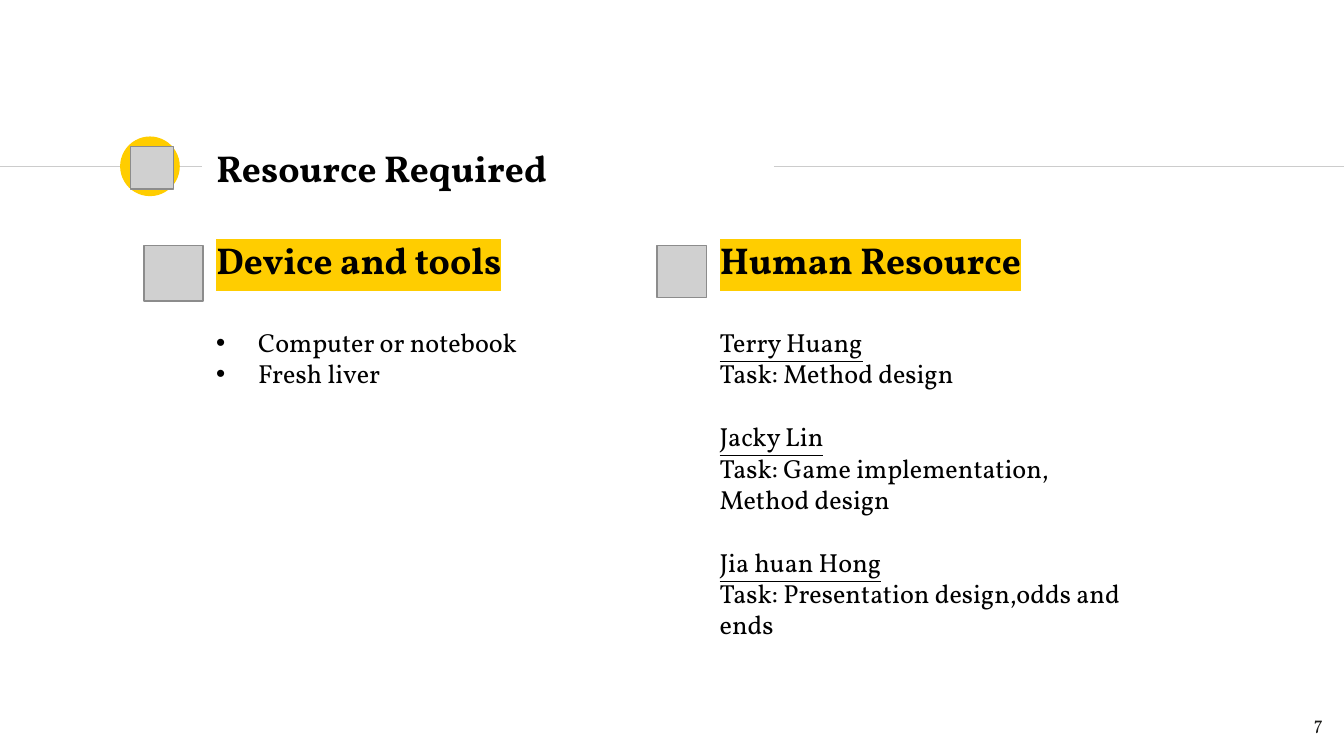
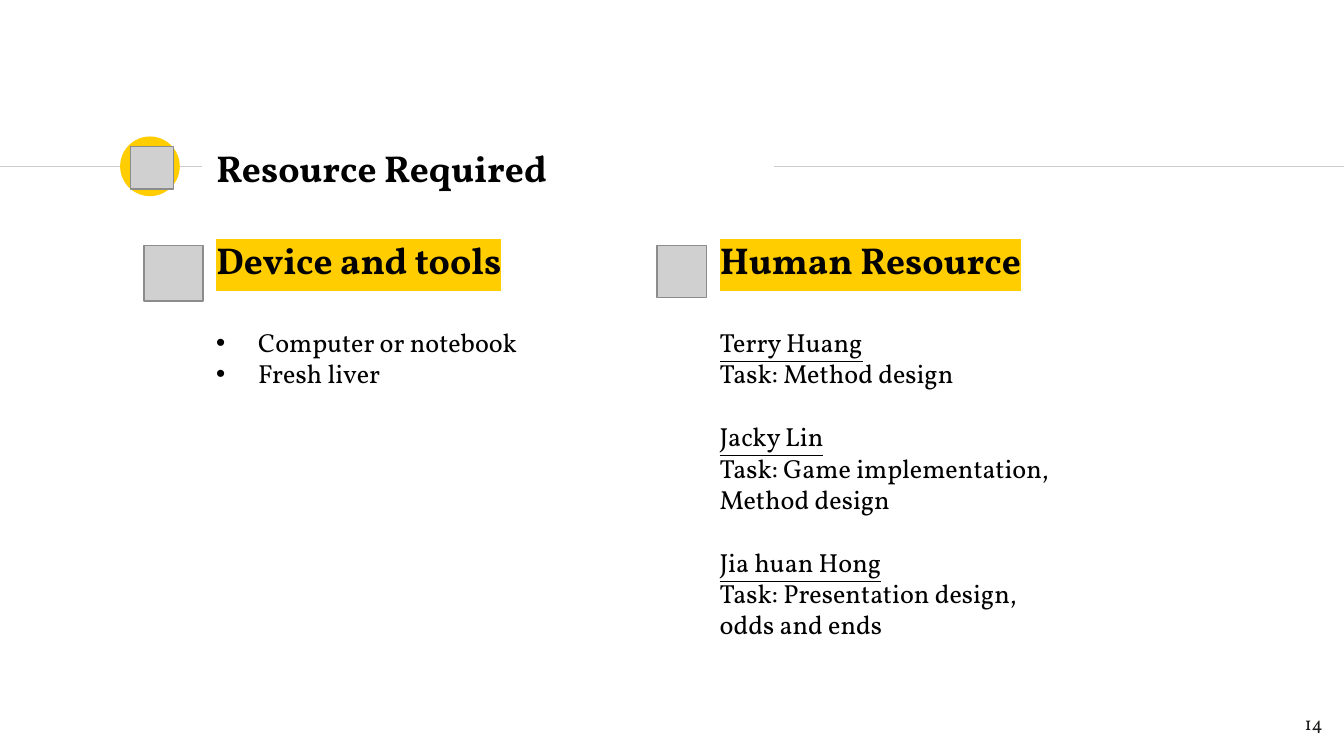
Before and after one commit to Banana-Huang/AI_Course_Team1_2018, a slide deck: slide 14 of Project/Team_1_project_proposal.pptx (slide 7 before the commit). Drawn at 1344x756 pixels with LibreOffice and Linux fonts; fonts in the diff are those of the drawing; grey boxes stand for pictures. Boxes give left, top, right and bottom in pixels: in the first picture for what was removed or moved away, otherwise in the second. Text is boxed around its words. In the diff, an @@ line names an element or a change of style, - is before the commit and + after.

```diff
--- a/Project/Team_1_project_proposal.pptx
+++ b/Project/Team_1_project_proposal.pptx
@@ text at (x1=720, y1=578, x2=1017, y2=635): text changed @@
-Task: Presentation design,odds and ends
+Task: Presentation design,
+odds and ends
@@ page number at (x1=1305, y1=720, x2=1323, y2=733): text changed @@
-7
+14
```
Also in this commit, not shown: 2 other slides changed, 7 slides added, 1 other file.
